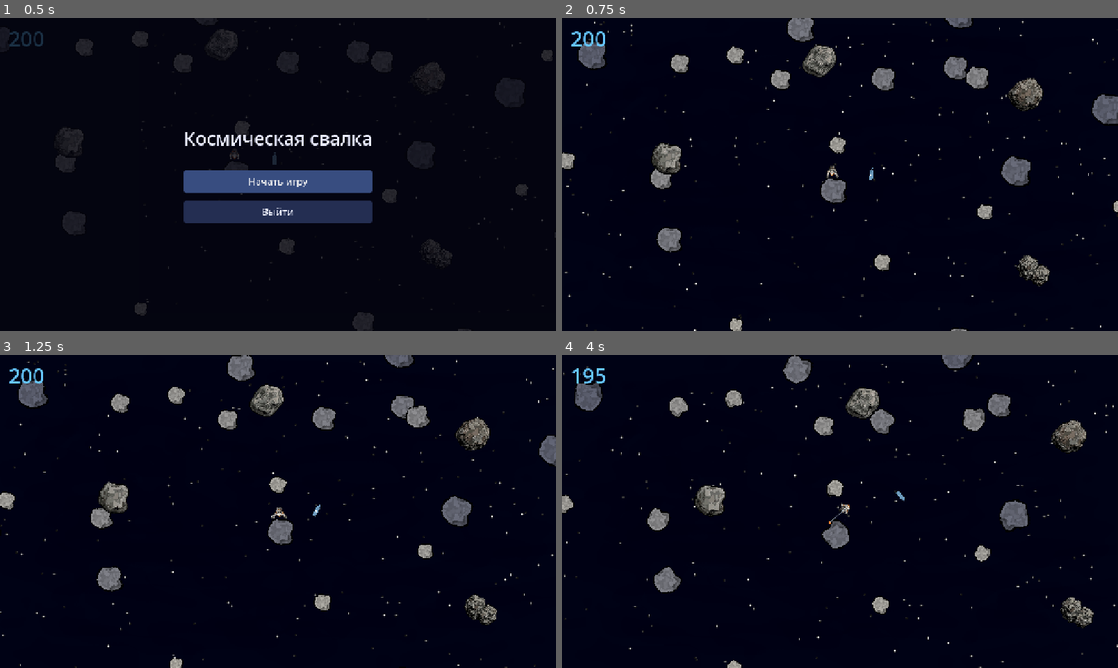
Above: before the commit, frames 1-4 (two rows, left to right).
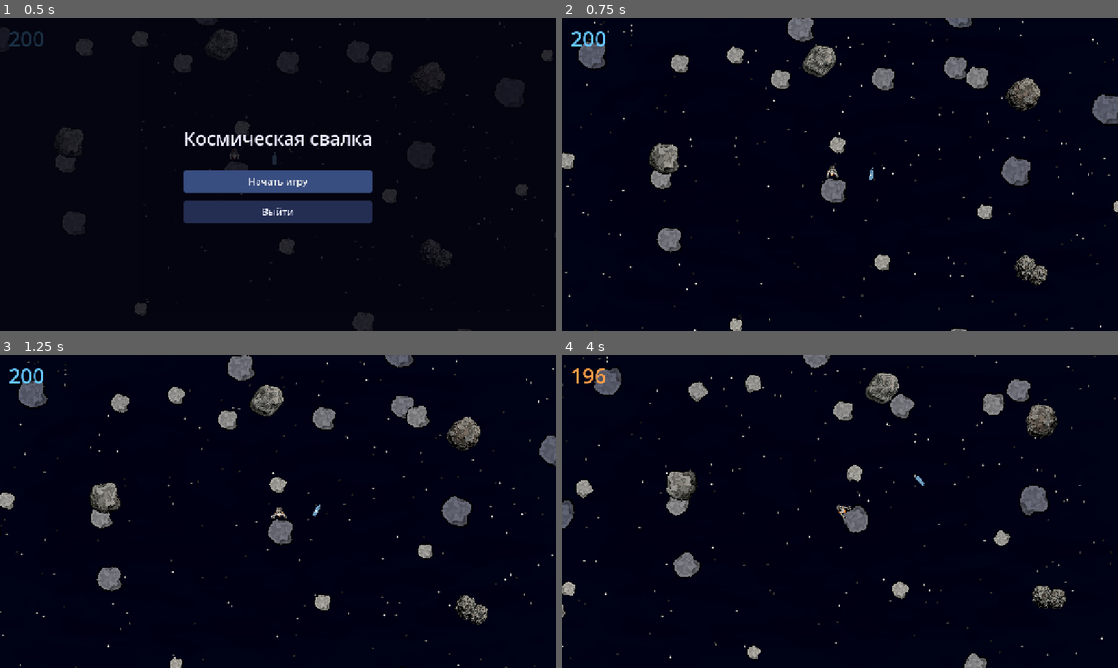
Above: after the commit, the same moments.

Repository: xOnelinx/-space_scrapheap
Game: Godot game, scene res://scenes/main.tscn
Same seed, same stepped clock (60 frames per second), same inputs: the game is played once before the commit and once after it.
Inputs (mouse positions are in pixels of both pictures, inside the frame that each line leads up to):
- Up to frame 1 (0.5 s): no input
- Up to frame 2 (0.75 s): click "Начать игру" at 0.5 s
- Up to frame 3 (1.25 s): no input
- Up to frame 4 (4 s): tap Enter at 1.25 s; move the mouse to (962, 495) at 1.27 s; hold D 1.28-2.03 s; hold E 1.28-2.03 s; click (962, 495) at 1.42 s; move the mouse to (728, 527) at 2.02 s; hold S 2.03-2.78 s; tap Q at 2.1 s; move the mouse to (895, 442) at 2.77 s; hold D 2.78-3.53 s; tap F at 2.85 s; move the mouse to (812, 574) at 3.52 s; hold W from 3.53 s (still down); tap E at 3.6 s; click (812, 574) at 3.67 s

Frame 1 is identical in both runs. In frame 2, 0.9% of the frame differs, in the area x 15-88%, y 19-86%; in frame 3, 1.4%; in frame 4, 10%, in the area x 0-100%, y 0-100%.

Commit message:
ремонт сломанных коллизий новых астеройдов

Diff:
--- a/godot/scenes/main.tscn
+++ b/godot/scenes/main.tscn
@@ -6,8 +6,6 @@
 [ext_resource type="Texture2D" uid="uid://dbadnu2t04lxh" path="res://assets/zvezdets2.png" id="3_star"]
 [ext_resource type="Texture2D" uid="uid://b3lv0gajowb8v" path="res://assets/wanderer.png" id="4_wanderer"]
 [ext_resource type="Script" uid="uid://djnm554bi5ccd" path="res://scripts/wanderer.gd" id="5_wanderer"]
-[ext_resource type="Script" uid="uid://cf5f4xei38j3h" path="res://scripts/jump_aim.gd" id="18_jump_aim"]
-[ext_resource type="Script" uid="uid://cvfblak56xx1a" path="res://scripts/lost_warning.gd" id="19_lost_warning"]
 [ext_resource type="Script" uid="uid://bo1yamnrlqi0y" path="res://scripts/menu.gd" id="7_menu"]
 [ext_resource type="PackedScene" uid="uid://cspacerock01" path="res://scenes/space_rock.tscn" id="8_rock"]
 [ext_resource type="Script" uid="uid://bc800lgo1y05g" path="res://scripts/rock_river.gd" id="9_river"]
@@ -19,6 +17,8 @@
 [ext_resource type="Texture2D" uid="uid://bo3piexnxyreh" path="res://assets/hulls/auto_assault_02.png" id="15_auto02"]
 [ext_resource type="Texture2D" uid="uid://babcl4yyl16rt" path="res://assets/hulls/auto_assault_03.png" id="16_auto03"]
 [ext_resource type="Texture2D" uid="uid://4styiwchytwu" path="res://assets/hulls/auto_assault_04.png" id="17_auto04"]
+[ext_resource type="Script" uid="uid://cf5f4xei38j3h" path="res://scripts/jump_aim.gd" id="18_jump_aim"]
+[ext_resource type="Script" uid="uid://cvfblak56xx1a" path="res://scripts/lost_warning.gd" id="19_lost_warning"]
 [ext_resource type="PackedScene" path="res://scenes/asteroids/asteroid_01.tscn" id="19_met01"]
 [ext_resource type="PackedScene" path="res://scenes/asteroids/asteroid_02.tscn" id="20_met02"]
 [ext_resource type="PackedScene" path="res://scenes/asteroids/asteroid_03.tscn" id="21_met03"]
@@ -34,7 +34,7 @@
 layer = 120
 script = ExtResource("7_menu")
 
-[node name="LostWarning" type="CanvasLayer" parent="."]
+[node name="LostWarning" type="CanvasLayer" parent="." unique_id=491604816]
 layer = 90
 script = ExtResource("19_lost_warning")
 
--- a/godot/scripts/space_rock.gd
+++ b/godot/scripts/space_rock.gd
@@ -20,7 +20,7 @@
 	set(value):
 		hull_texture = value
 		_show_hull_texture()
-## Крупный метеорит: спрайт и коллизия по его силуэту, не круг.
+## Крупный метеорит: своя картинка, коллизия — сплошной выпуклый обвод этой картинки.
 @export var shape_texture: Texture2D:
 	set(value):
 		shape_texture = value
@@ -76,8 +76,7 @@
 
 func _assign_ambient_spin() -> void:
 	## Стартовая скала не крутится: иначе скитальца унесёт по ободу сразу.
-	## Крупный силуэт тоже: обод длинный, даже тихий спин сносит с ног.
-	if name == "StaticNear" or spin != 0.0 or shaped:
+	if name == "StaticNear" or spin != 0.0:
 		return
 	var steps := (absi(hash(name)) % 9) - 4
 	spin = float(steps) * 0.12
@@ -130,7 +129,7 @@
 	if sprite == null:
 		return
 	var depth_t := float(depth) / float(DEPTH_COUNT - 1)
-	if hull or shaped:
+	if hull or shape_texture != null:
 		## Контур уже в пикселях спрайта. Дополнительный масштаб разъедется с коллизией.
 		sprite.scale = Vector2.ONE
 		var shade := lerpf(0.86, 1.0, depth_t)
@@ -176,20 +175,37 @@
 		return
 	sprite.texture = shape_texture
 	sprite.scale = Vector2.ONE
-	var points := HullOutline.local_points_from_texture(shape_texture, 2.0)
-	if points.size() < 3:
-		shaped = false
+	var circle := get_node_or_null("CollisionShape2D") as CollisionShape2D
+	if circle == null:
+		return
+	var solid := _solid_outline(HullOutline.local_points_from_texture(shape_texture, 2.0))
+	if solid.size() < 3:
 		return
 	var poly := get_node_or_null("Silhouette") as CollisionPolygon2D
-	if poly == null:
+	if poly == null or poly.is_queued_for_deletion():
 		poly = CollisionPolygon2D.new()
 		poly.name = "Silhouette"
 		add_child(poly)
-	poly.polygon = points
-	var circle := get_node_or_null("CollisionShape2D") as CollisionShape2D
-	if circle != null:
-		circle.disabled = true
+	poly.build_mode = CollisionPolygon2D.BUILD_SOLIDS
+	poly.polygon = solid
+	circle.disabled = true
 	shaped = true
+
+
+static func _solid_outline(points: PackedVector2Array) -> PackedVector2Array:
+	## Выпуклый обвод: выемки картинки не становятся дырами, длинная ось остаётся длинной.
+	if points.size() < 3:
+		return PackedVector2Array()
+	var hull := Geometry2D.convex_hull(points)
+	var closed := hull.size() >= 2 and hull[0].distance_squared_to(hull[hull.size() - 1]) < 0.25
+	var count := hull.size() - 1 if closed else hull.size()
+	if count < 3:
+		return PackedVector2Array()
+	var solid := PackedVector2Array()
+	solid.resize(count)
+	for i in count:
+		solid[i] = hull[i]
+	return solid
 
 
 func _make_shape_outline() -> void:
--- a/godot/scripts/wanderer.gd
+++ b/godot/scripts/wanderer.gd
@@ -556,7 +556,10 @@
 	if absf(axis) < 0.01:
 		return
 	var radius := maxf(dock.radius, 1.0)
-	dock.angle += axis * (WALK_SPEED / radius) * delta
+	var rock := dock.rock()
+	## Угол считается в локальных единицах. Делим на масштаб, чтобы шаг в мире был WALK_SPEED.
+	var scale := rock.uniform_scale() if rock != null else 1.0
+	dock.angle += axis * (WALK_SPEED / (radius * scale)) * delta
 	dock.local = Vector2.from_angle(dock.angle) * dock.radius
 	dock.normal_local = dock.local.normalized()
 
--- a/godot/tests/verify_grab.gd
+++ b/godot/tests/verify_grab.gd
@@ -39,8 +39,8 @@
 
 	var meteor := scene.get_node("Bodies/Meteor01") as SpaceRock
 	_redock(wanderer, meteor)
-	if not wanderer.dock.has_shape() or not _grab_started(sprite):
-		fail("На силуэте захват не начался")
+	if wanderer.dock.has_hull() or not _grab_started(sprite):
+		fail("На метеорите захват не начался")
 		return
 
 	print("GRAB_OK")
--- a/godot/tests/verify_shapes.gd
+++ b/godot/tests/verify_shapes.gd
@@ -1,6 +1,6 @@
 extends "res://tests/scene_check.gd"
 
-## Пять крупных метеоритов: у каждого свой силуэт, посадка снаружи, шаг по кромке.
+## Пять крупных метеоритов: картинка своя, коллизия — сплошной выпуклый обвод.
 
 
 func _initialize() -> void:
@@ -12,36 +12,40 @@
 	if scene == null:
 		return
 	var names: Array[String] = ["Meteor01", "Meteor02", "Meteor03", "Meteor04", "Meteor05"]
-	var signatures: Array[String] = []
+	var seen: Array[String] = []
 	for rock_name in names:
 		var rock := scene.get_node("Bodies/%s" % rock_name) as SpaceRock
-		if rock == null or not rock.shaped or rock.hull:
-			fail("Нет силуэта: %s" % rock_name)
-			return
-		if rock.outline == null or rock.outline.points.size() < 8 or rock.outline.length < 40.0:
-			fail("Контур не собрался: %s" % rock_name)
+		if rock == null or not rock.shaped or rock.hull or rock.outline == null:
+			fail("Нет обвода метеорита: %s" % rock_name)
 			return
 		var circle := rock.get_node("CollisionShape2D") as CollisionShape2D
 		if circle == null or not circle.disabled:
 			fail("Круг всё ещё сталкивается: %s" % rock_name)
 			return
-		var poly := rock.get_node("Silhouette") as CollisionPolygon2D
-		if poly == null or poly.polygon.size() < 8:
-			fail("Нет полигона коллизии: %s" % rock_name)
+		var poly := rock.get_node_or_null("Silhouette") as CollisionPolygon2D
+		if poly == null or poly.polygon.size() < 6 or not _convex(poly.polygon):
+			fail("Нет сплошного выпуклого обвода: %s" % rock_name)
+			return
+		if not Geometry2D.is_point_in_polygon(Vector2.ZERO, poly.polygon):
+			fail("Середина камня пустая: %s" % rock_name)
 			return
 		## Как самый крупный круг потока: радиус 26 при масштабе 1.6497.
 		if absf(rock.get_hit_radius() - 42.89) > 0.6:
 			fail("Размер не как у крупного старого камня: %s %.2f" % [rock_name, rock.get_hit_radius()])
 			return
-		if not _solid(rock):
-			fail("Середина камня пустая: %s" % rock_name)
+		var picture := ""
+		var sprite := rock.get_node_or_null("Sprite") as Sprite2D
+		if sprite != null and sprite.texture != null:
+			picture = str(sprite.texture.resource_path)
+		if picture.is_empty() or seen.has(picture):
+			fail("У метеоритов должна быть своя картинка: %s" % rock_name)
 			return
-		signatures.append(_signature(poly.polygon))
-	for i in signatures.size():
-		for j in range(i + 1, signatures.size()):
-			if signatures[i] == signatures[j]:
-				fail("Два метеорита с одной и той же формой")
-				return
+		seen.append(picture)
+	var long_rock := scene.get_node("Bodies/Meteor02") as SpaceRock
+	var long_poly := (long_rock.get_node("Silhouette") as CollisionPolygon2D).polygon
+	if _radial_aspect(long_poly) < 1.35:
+		fail("Вытянутый метеорит остался круглым: %.2f" % _radial_aspect(long_poly))
+		return
 	var round := scene.get_node("Bodies/StaticNear") as SpaceRock
 	if round.shaped or round.get_node_or_null("Silhouette") != null:
 		fail("Стартовая скала не должна быть силуэтом")
@@ -56,60 +60,30 @@
 	quit(0)
 
 
-func _solid(rock: SpaceRock) -> bool:
-	var pts := rock.outline.points
-	var centroid := Vector2.ZERO
-	for point in pts:
-		centroid += point
-	centroid /= float(pts.size())
-	return Geometry2D.is_point_in_polygon(centroid, pts)
-
-
-func _signature(poly: PackedVector2Array) -> String:
-	return "%d:%.1f:%.1f" % [poly.size(), poly[0].x, poly[poly.size() / 2].y]
-
-
 func _stands_and_walks(wanderer: Wanderer, rock: SpaceRock) -> bool:
 	wanderer.undock()
-	wanderer.global_position = rock.global_position + Vector2(0, -rock.get_hit_radius() - 40.0)
+	wanderer.global_position = rock.global_position + Vector2(0, -rock.get_hit_radius() - 12.0)
 	wanderer.dock_to(rock, Vector2.UP)
-	if not wanderer.dock.docked or wanderer.dock.has_hull():
-		fail("Не встал на силуэт")
+	if not wanderer.dock.docked or wanderer.dock.has_hull() or not wanderer.dock.has_shape():
+		fail("Не встал на обвод метеорита")
 		return false
 	if Geometry2D.is_point_in_polygon(rock.to_local(wanderer.global_position), rock.outline.points):
 		fail("Посадка внутри камня")
 		return false
-	var outward: Vector2 = wanderer.dock.outward()
-	var sprite: Sprite2D = wanderer.get_node("Sprite")
-	var feet: Vector2 = Vector2(0, 1).rotated(sprite.rotation)
-	if feet.dot(-outward) < 0.8:
-		fail("На силуэте ноги не к камню")
-		return false
 	var before := wanderer.global_position
-	var along0 := wanderer.dock.along
 	var duration := 0.6
 	var steps := 36
-	var prev_out := wanderer.dock.outward()
 	for _i in steps:
 		wanderer._walk_shape(1.0, duration / float(steps))
 		wanderer.follow_dock()
 		if Geometry2D.is_point_in_polygon(rock.to_local(wanderer.global_position), rock.outline.points):
 			fail("Шаг зашёл в камень: %s" % rock.name)
 			return false
-		var next_out := wanderer.dock.outward()
-		var turn := absf(prev_out.angle_to(next_out))
-		if turn > deg_to_rad(12.0):
-			fail("Угол к поверхности скачет: %s %.0f°" % [rock.name, rad_to_deg(turn)])
-			return false
-		prev_out = next_out
-	var traveled := absf(wanderer.dock.along - along0)
-	if traveled > rock.outline.rim * 0.5:
-		traveled = rock.outline.rim - traveled
-	var world := traveled * rock.uniform_scale()
-	if world < Wanderer.WALK_SPEED * duration * 0.85:
-		fail("По контуру почти не сдвинулся: %.1f" % world)
+	var traveled := wanderer.global_position.distance_to(before)
+	if traveled < Wanderer.WALK_SPEED * duration * 0.7:
+		fail("По обводу слишком медленно: %.1f" % traveled)
 		return false
-	if wanderer.global_position.x - before.x < 8.0:
+	if wanderer.global_position.x <= before.x:
 		fail("С вершины D не ведёт вправо")
 		return false
 	return true
@@ -118,12 +92,40 @@
 func _bolt_hits_rim(rock: SpaceRock) -> bool:
 	var origin := rock.global_position + Vector2(-rock.get_hit_radius() - 80.0, 0)
 	var t := rock.ray_hit(origin, Vector2.RIGHT)
-	if t <= 20.0 or t >= rock.get_hit_radius() + 80.0:
-		fail("Болт не встретил силуэт")
+	if t < 1.0 or t > rock.get_hit_radius() + 80.0:
+		fail("Болт не встретил обвод: %.1f" % t)
 		return false
 	var hit := rock.to_local(origin + Vector2.RIGHT * t)
-	var rim := rock.outline.nearest_rim(hit)
-	if rim.distance > 3.0:
-		fail("Попадание не на кромке: %.1f" % rim.distance)
+	if rock.outline.nearest_rim(hit).distance > 3.0:
+		fail("Попадание не на кромке: %.1f" % rock.outline.nearest_rim(hit).distance)
 		return false
 	return true
+
+
+func _radial_aspect(poly: PackedVector2Array) -> float:
+	var far := 0.0
+	var near := INF
+	for point in poly:
+		var dist := point.length()
+		far = maxf(far, dist)
+		near = minf(near, dist)
+	if near < 1.0:
+		return 1.0
+	return far / near
+
+
+func _convex(poly: PackedVector2Array) -> bool:
+	var n := poly.size()
+	var turn := 0.0
+	for i in n:
+		var a := poly[i]
+		var b := poly[(i + 1) % n]
+		var c := poly[(i + 2) % n]
+		var cross := (b.x - a.x) * (c.y - b.y) - (b.y - a.y) * (c.x - b.x)
+		if absf(cross) < 0.01:
+			continue
+		if turn == 0.0:
+			turn = signf(cross)
+		elif signf(cross) != turn:
+			return false
+	return turn != 0.0
